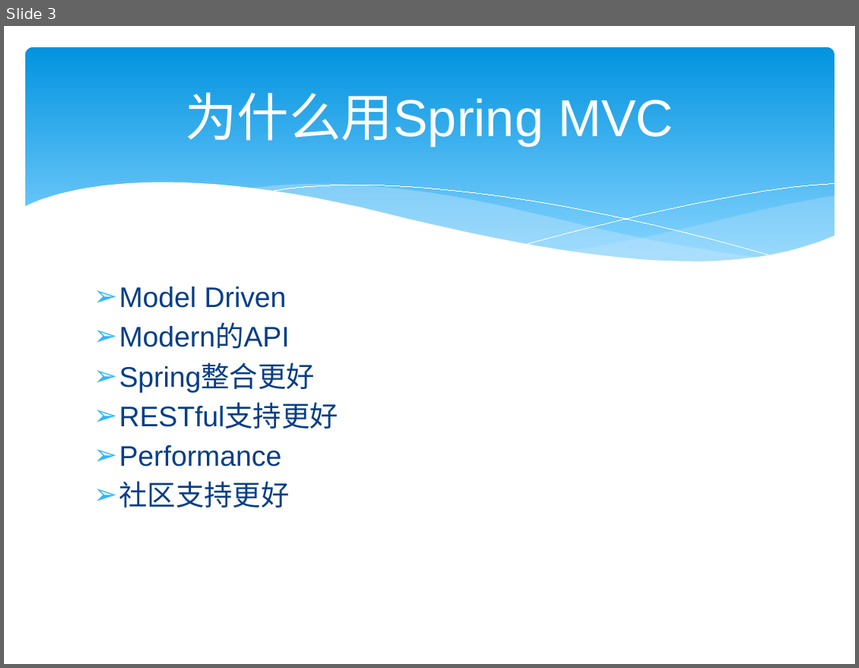
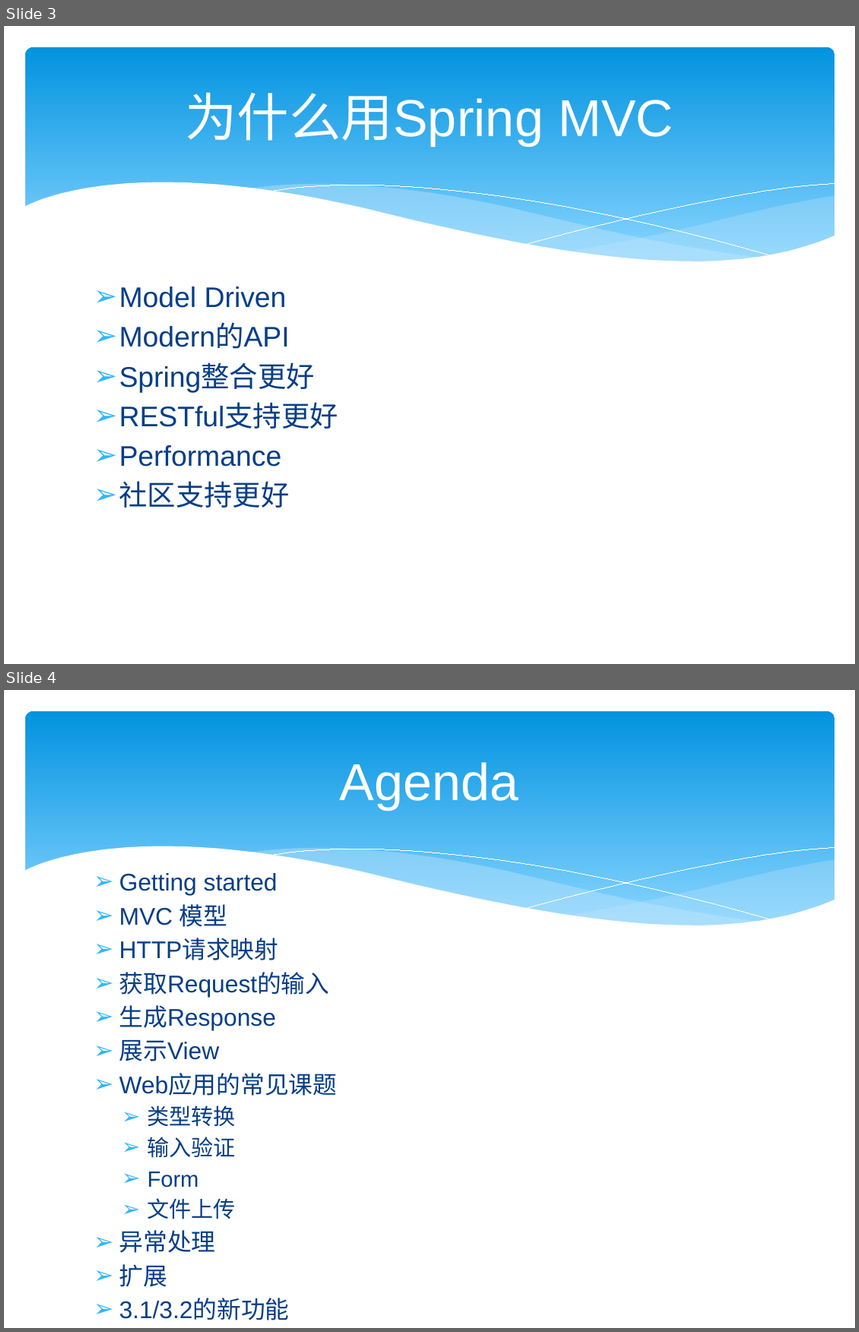
Before and after one commit to zjumty/spring-mvc-showcase, a slide deck: SpringMVC3.pptx. Shown one above the other, each under a label of ours: slide 3 before the commit, slides 3 and 4 after it. The pictures are 859x668 and 859x1332 pixels, drawn with LibreOffice and Linux fonts; fonts in the diff are those of the drawing. Boxes give left, top, right and bottom in pixels: in the first picture for what was removed or moved away, otherwise in the second. Text is boxed around its words. In the diff, an @@ line names an element or a change of style, - is before the commit and + after.

Commit message:
add  1 slide

```diff
--- a/SpringMVC3.pptx
+++ b/SpringMVC3.pptx
@@ slide 4 added at [4,690,855,1328], background #FFFFFF; not listed: 6 template elements that a slide beside it also shows @@
@@ title added at [340,762,519,810], 44 pt, text #FFFFFF @@
+Agenda
@@ text added at [120,873,338,1321], 20.4 pt, text #073E87 @@
+➢ Getting started
+➢ MVC 模型
+➢ HTTP请求映射
+➢ 获取Request的输入
+➢ 生成Response
+➢ 展示View
+➢ Web应用的常见课题
+  ➢ 类型转换
+  ➢ 输入验证
+  ➢ Form
+  ➢ 文件上传
+➢ 异常处理
+➢ 扩展
+➢ 3.1/3.2的新功能
```
Also in this commit, not shown: 1 other slide added, 1 slide removed.
